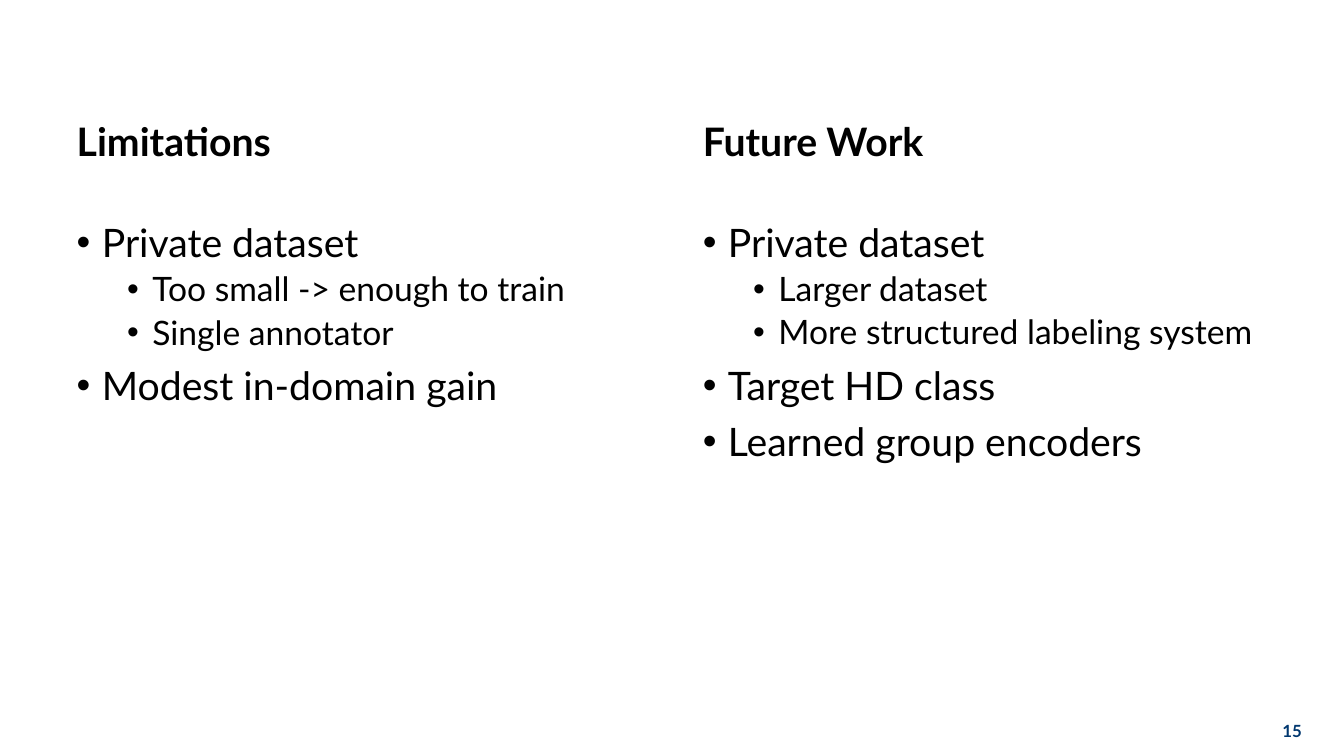
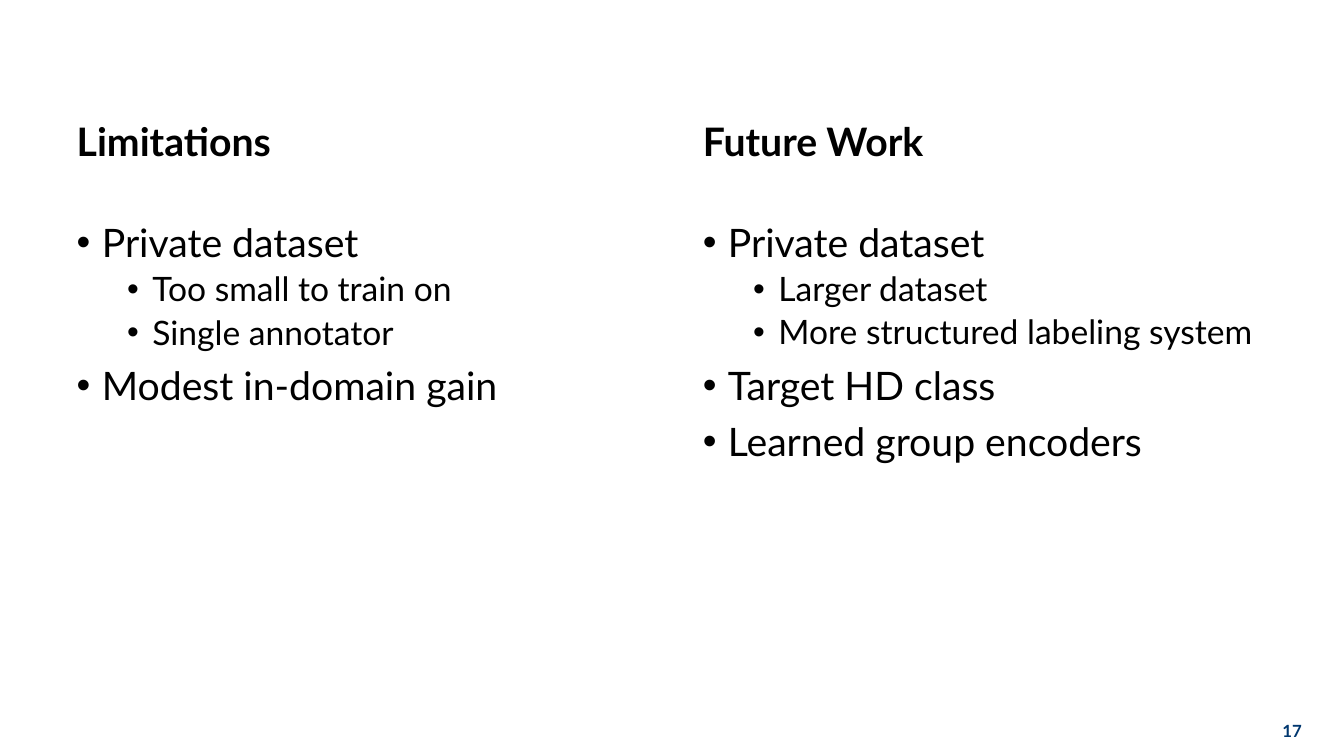
Before and after one commit to hoa2004st/CNN-in-CMOSE, a slide deck: slide 17 of documents/presentation/thesis.pptx (slide 15 before the commit). Drawn at 1344x756 pixels with LibreOffice and Linux fonts; fonts in the diff are those of the drawing; background and template pictures are left out. Boxes give left, top, right and bottom in pixels: in the first picture for what was removed or moved away, otherwise in the second. Text is boxed around its words. In the diff, an @@ line names an element or a change of style, - is before the commit and + after.

```diff
--- a/documents/presentation/thesis.pptx
+++ b/documents/presentation/thesis.pptx
@@ text at [152,276,452,302]: text changed @@
-  • Too small -> enough to train
+  • Too small to train on
@@ page number at [1282,725,1301,737]: text changed @@
-15
+17
```
Also in this commit, not shown: 10 other slides changed, 6 slides added, 2 slides removed, 2 other files.
